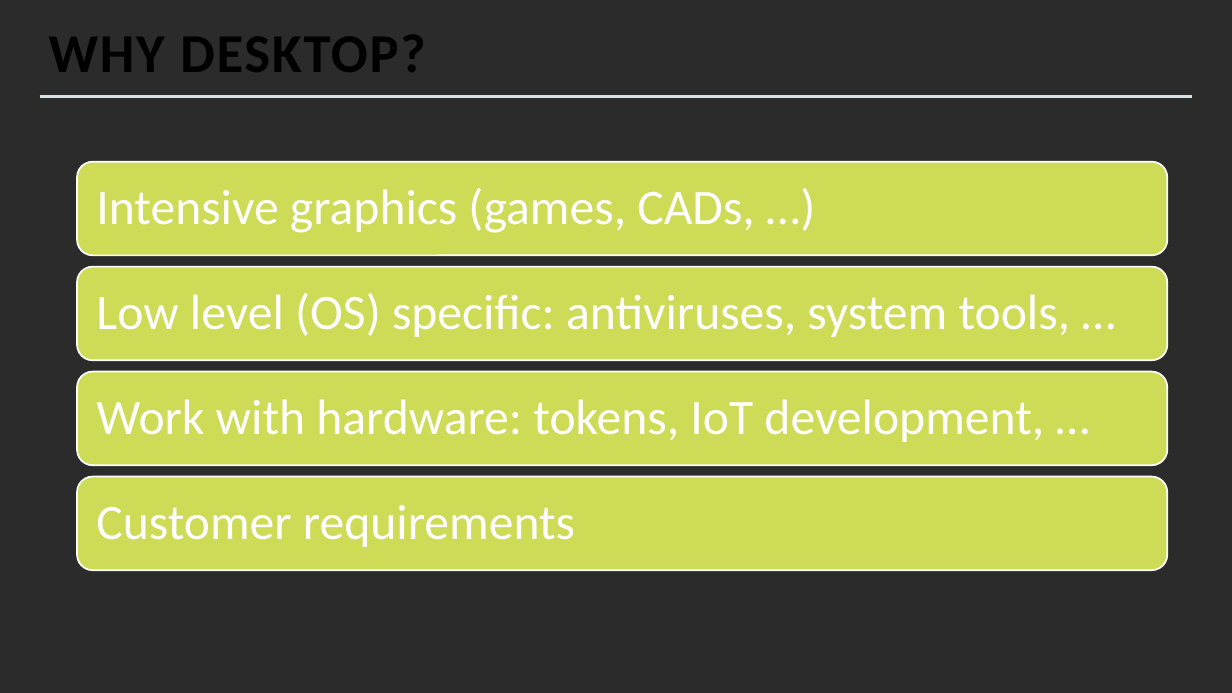
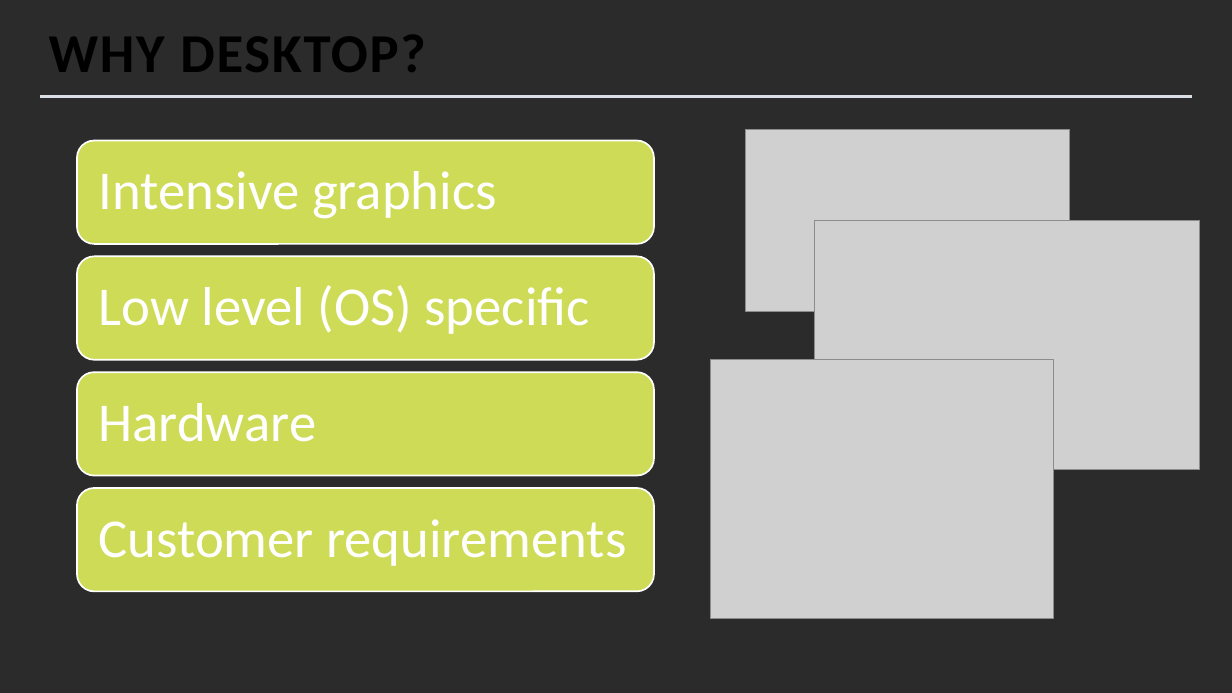
Before and after one commit to MihailRomanov/TechTalks_GUI_in_Net, a slide deck: slide 3 of presentation.pptx. Drawn at 1232x693 pixels with LibreOffice and Linux fonts; fonts in the diff are those of the drawing; grey boxes stand for pictures; background and template pictures are left out; a plain dark background stands for a picture behind light text. Boxes give left, top, right and bottom in pixels: in the first picture for what was removed or moved away, otherwise in the second. Text is boxed around its words. In the diff, an @@ line names an element or a change of style, - is before the commit and + after.

Commit message:
Update presentation

```diff
--- a/presentation.pptx
+++ b/presentation.pptx
@@ rounded rectangle: place and size @@
-rounded rectangle at box(76, 161, 1167, 255)
+rounded rectangle at box(76, 140, 653, 244)
@@ picture added at box(745, 129, 1069, 312) @@
@@ text at box(98, 171, 497, 219): text changed; size 29 to 32 pt @@
-Intensive graphics (games, CADs, …)
+Intensive graphics
@@ picture added at box(814, 221, 1199, 469) @@
@@ rounded rectangle: place and size @@
-rounded rectangle at box(76, 266, 1167, 360)
+rounded rectangle at box(76, 256, 653, 360)
@@ text at box(98, 285, 590, 334): text changed; size 29 to 32 pt @@
-Low level (OS) specific: antiviruses, system tools, …
+Low level (OS) specific
@@ rounded rectangle: place and size @@
-rounded rectangle at box(76, 372, 1167, 466)
+rounded rectangle at box(76, 372, 653, 476)
@@ picture added at box(711, 360, 1055, 618) @@
@@ text removed at box(96, 399, 1044, 442) @@
-Work with hardware: tokens, IoT development, …
@@ text added at box(98, 403, 316, 442), 32 pt, text #FFFFFF @@
+Hardware
@@ rounded rectangle: place and size @@
-rounded rectangle at box(76, 477, 1167, 570)
+rounded rectangle at box(76, 488, 653, 591)
@@ text "Customer requirements": place and size @@
-text "Customer requirements" at box(96, 505, 575, 547)
+text "Customer requirements" at box(98, 519, 626, 566)
@@ text "Customer requirements" at box(98, 519, 626, 566): size 29 to 32 pt; more space between paragraphs @@
```
Also in this commit, not shown: 1 other slide changed, 1 slide added.
